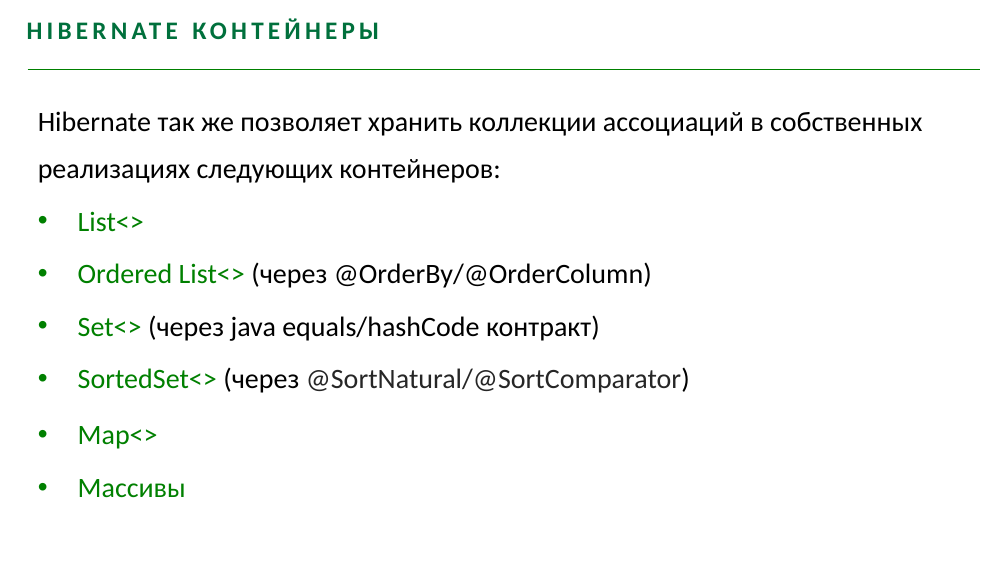
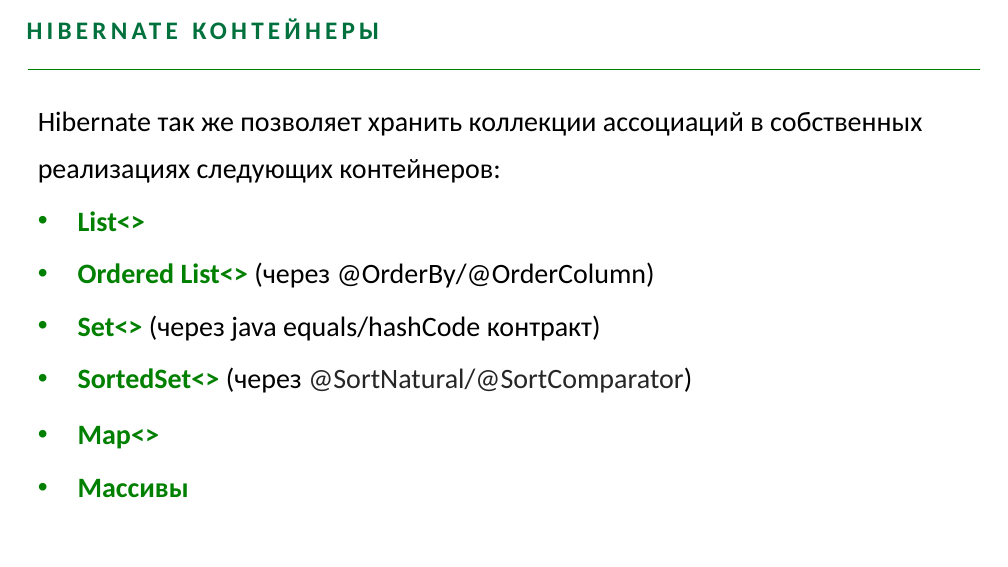
Before and after one commit to youhavebeenforked/JavaSchoolCourse, a slide deck: slide 23 of lessons/18_Hibernate/Hibernate.pptx. Drawn at 1008x567 pixels with LibreOffice and Linux fonts; fonts in the diff are those of the drawing; background and template pictures are left out. Boxes give left, top, right and bottom in pixels: in the first picture for what was removed or moved away, otherwise in the second. Text is boxed around its words. In the diff, an @@ line names an element or a change of style, - is before the commit and + after.

```diff
--- a/lessons/18_Hibernate/Hibernate.pptx
+++ b/lessons/18_Hibernate/Hibernate.pptx
@@ text at (x1=78, y1=211, x2=692, y2=498): bold on in "List<>", "Ordered List<>", "Set<>", "SortedSet<>" and 2 more places @@
```
Also in this commit, not shown: 4 other slides changed, 12 other files.
